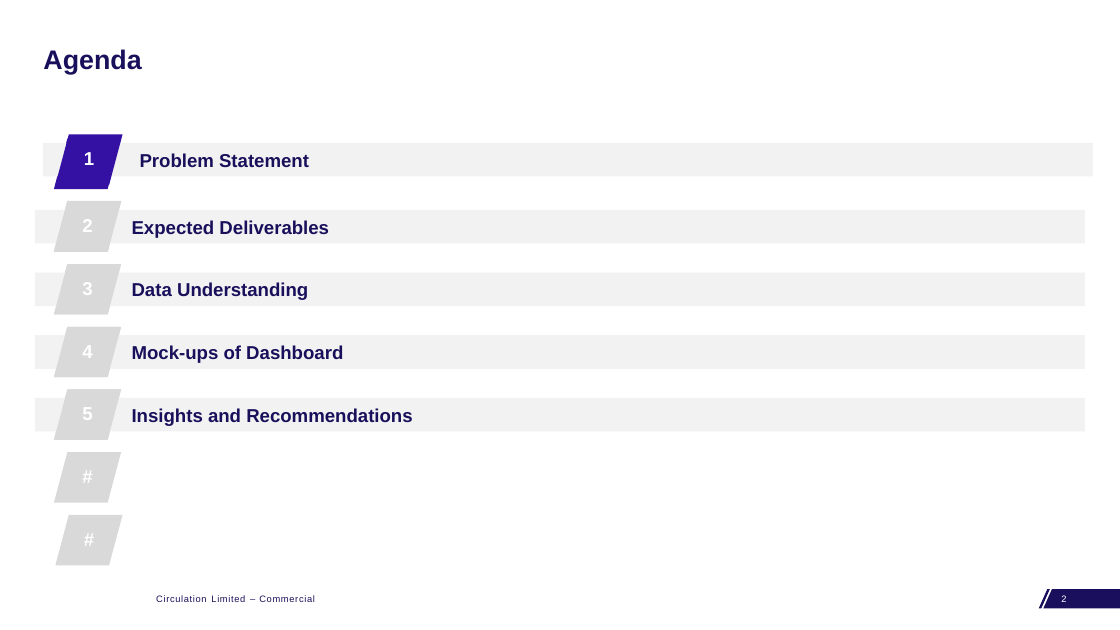
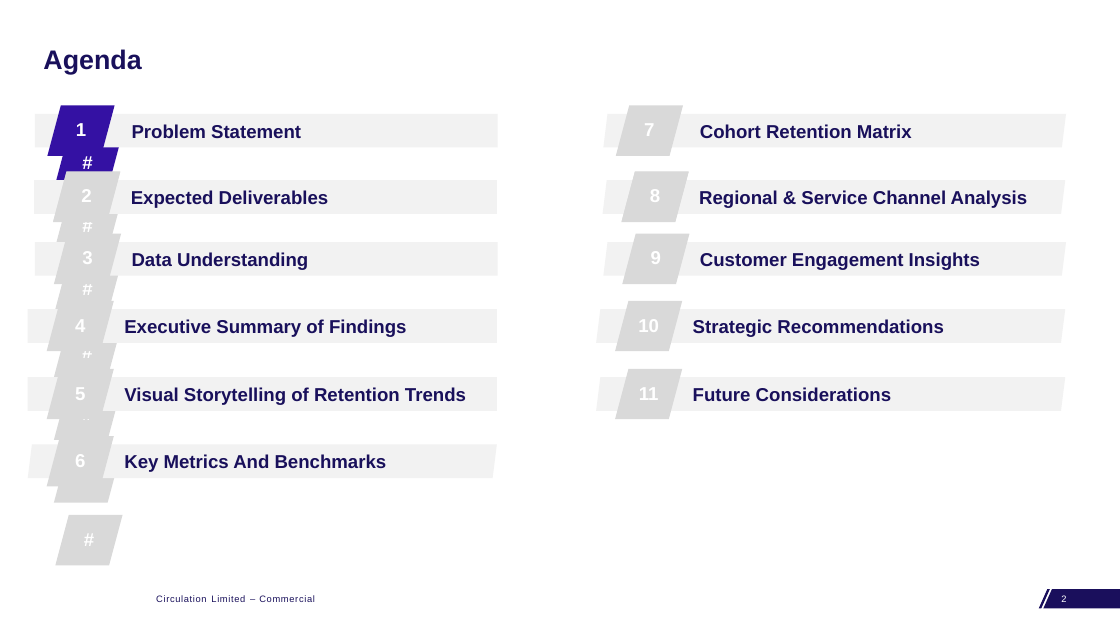
Before and after one commit to tiyajain2200/fabric-to-outfit-cgan, a slide deck: slide 2 of BI_PROJECT_PPT.pptx. Drawn at 1120x630 pixels with LibreOffice and Linux fonts; fonts in the diff are those of the drawing; background and template pictures are left out. Boxes give left, top, right and bottom in pixels: in the first picture for what was removed or moved away, otherwise in the second. Text is boxed around its words. In the diff, an @@ line names an element or a change of style, - is before the commit and + after.

```diff
--- a/BI_PROJECT_PPT.pptx
+++ b/BI_PROJECT_PPT.pptx
@@ text "Problem Statement": place and size @@
-text "Problem Statement" at box(43, 143, 1093, 176)
+text "Problem Statement" at box(35, 114, 498, 148)
@@ flow chart input output "1": place and size @@
-flow chart input output "1" at box(55, 134, 123, 185)
+flow chart input output "1" at box(47, 106, 114, 156)
@@ freeform shape added at box(603, 114, 1066, 148), fill #F2F2F2, 16 pt, text #19105B, bold @@
+Cohort Retention Matrix
@@ flow chart input output added at box(616, 106, 683, 156), fill #D9D9D9, 16 pt, text #FFFFFF, bold @@
+7
@@ flow chart input output added at box(622, 172, 689, 223), fill #D9D9D9, 16 pt, text #FFFFFF, bold @@
+2
@@ flow chart input output added at box(622, 171, 689, 222), fill #D9D9D9, 16 pt, text #FFFFFF, bold @@
+8
@@ text "Expected Deliverables": place and size @@
-text "Expected Deliverables" at box(35, 210, 1086, 244)
+text "Expected Deliverables" at box(34, 181, 497, 214)
@@ freeform shape added at box(602, 181, 1065, 214), fill #F2F2F2, 16 pt, text #19105B, bold @@
+Regional & Service Channel Analysis
@@ 2 texts, 1 flow chart input output: place and size @@
-2 texts, 1 flow chart input output at box(54, 201, 121, 314)
+2 texts, 1 flow chart input output at box(53, 171, 121, 284)
@@ flow chart input output added at box(623, 234, 690, 284), fill #D9D9D9, 16 pt, text #FFFFFF, bold @@
+9
@@ text "Data Understanding": place and size @@
-text "Data Understanding" at box(35, 272, 1086, 306)
+text "Data Understanding" at box(35, 242, 498, 276)
@@ freeform shape added at box(603, 242, 1066, 276), fill #F2F2F2, 16 pt, text #19105B, bold @@
+Customer Engagement Insights
@@ text "Executive Summary of Findings": place and size @@
-text "Executive Summary of Findings" at box(35, 335, 1086, 369)
+text "Executive Summary of Findings" at box(28, 309, 497, 343)
@@ text "4": place and size @@
-text "4" at box(54, 327, 121, 377)
+text "4" at box(47, 301, 114, 351)
@@ text at box(124, 319, 406, 337): text changed @@
-Mock-ups of Dashboard
+Executive Summary of Findings
@@ freeform shape added at box(597, 309, 1065, 343), fill #F2F2F2, 16 pt, text #19105B, bold @@
+Strategic Recommendations
@@ flow chart input output added at box(615, 301, 682, 351), fill #D9D9D9, 16 pt, text #FFFFFF, bold @@
+10
@@ text added at box(28, 377, 497, 411), fill #F2F2F2, 16 pt, text #19105B, bold @@
+Visual Storytelling of Retention Trends
@@ text "5": place and size @@
-text "5" at box(54, 390, 121, 440)
+text "5" at box(47, 369, 114, 419)
@@ freeform shape added at box(597, 377, 1065, 411), fill #F2F2F2, 16 pt, text #19105B, bold @@
+Future Considerations
@@ flow chart input output added at box(615, 369, 682, 419), fill #D9D9D9, 16 pt, text #FFFFFF, bold @@
+11
@@ text removed at box(35, 398, 1086, 432) @@
-Insights and Recommendations
@@ freeform shape added at box(28, 444, 497, 478), fill #F2F2F2, 16 pt, text #19105B, bold @@
+Key Metrics And Benchmarks
@@ flow chart input output added at box(47, 436, 114, 486), fill #D9D9D9, 16 pt, text #FFFFFF, bold @@
+6
```
Also in this commit, not shown: 5 other slides changed, 9 slides added, 15 slides removed.
